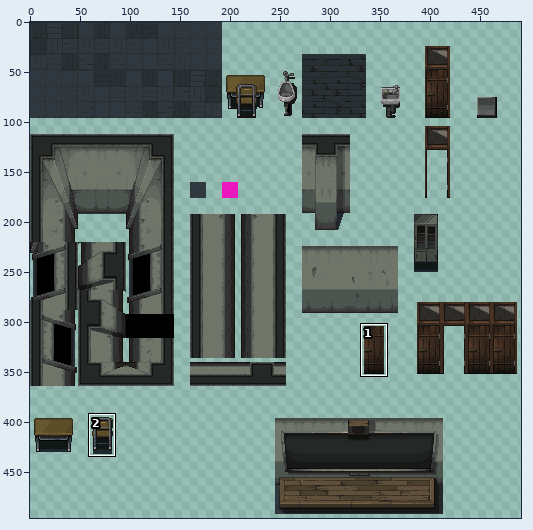
Edited in one commit: sprite sheet (game/school/school_tiles.png). The picture above shows the old version from afar; the outline marks the close-up.
Close-up. Before the edit:
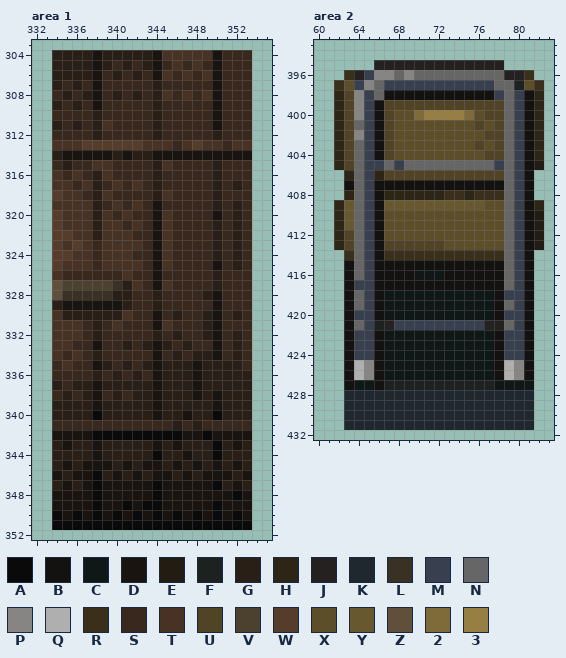
The file is 500x500 pixels. Colours within 5 levels of each other are drawn and written as one. Shown: area 1: x 332..355, y 303..352; area 2: x 60..83, y 393..432. The wide view leaves out empty margins. The commit also changed other parts of the picture, which this record leaves out.
Palette (. is transparent): A #0b0a0a  B #141210  C #101717  D #1a1410  E #221c12  F #1d211f  G #2a1f17  H #2d2516  J #252120  K #20282f  L #3a3125  M #38404f  N #666666  P #878583  Q #afafaf  R #392f1b  S #38281e  T #473224  U #514326  V #4c402f  W #563c2b  X #5d4e2a  Y #68582f  Z #604f3b  2 #7f6b39  3 #977f43
Pixels before, area 1, first column x 334:
304 GGGGDGGGGGDTTTTTDSSS
305 GGGGDGSGSGDSTSTSDSSS
306 GGGGDSGSGSDTSTSTDSSS
307 GSGSDSSSSSGSSSSSDSSS
308 SGSGDSGSGSGTSTSTDSSS
309 GSGSDSSSSSGSSSSSDSSS
310 SSSSGSSSSSGSSSSSDSSS
311 GSGSGTSSSSGSSSSSDSSS
312 SSSSGSSSSSGSSSSSGSSS
313 TTTWWWWWWTTTSTWTTSTT
314 GDDDDDGDGGDDDDDDDDDD
315 SGSSTTSSSSGTSSSSGSSS
316 TSTSGTSSSSGSSSSSGSSS
317 TTSTGSTSTSGSSSSSGSGS
318 WTTSGTSSSSGTSSSSGSSS
319 TTTTGSTSTSDSSSSSGSGS
320 WTTTGTSTSSDTSSSSDSGS
321 WTTTGTTSTSDTSSSSGSGS
322 WWTTGTTTSSDTSSSSGSGS
323 WTWTSTTTTSDTSSSSGSGS
324 WWTTSTTTSSDTSSSSGSGS
325 WTTTSTTTTSDTSSSSDSGS
326 TSSSSSSTSSDSSSSSGSSS
327 ZVVVVVLGTSDTSSSSGSSS
328 ZLLLLLGGSSGSSSSGDSSS
329 GDDDDDDGSSGSSSSSDSSS
330 TGGGGGGTSSDSGSSGDSGS
331 TTTSGSTSSSDTSSSGDSSS
332 TTTSGSSSSSGSGSSGDSGS
333 TTSSDSSGSGDGSGSSDSGS
334 TSTSGSSSSSDSGSGGDSGS
335 STSSDGSGSGDGGGDGGGGS
336 SSSSGSGSGSDGGGDGGGGG
337 GSGGDGGGGGDGGGDGGGGG
338 SGSGDSGSGGDGGGDGDGGG
339 GGGGDGGGGGDGGGGGDGGG
340 GGGGAGGGGGDGGDGGAGGG
341 SSSSSSSSSSSSGSGSSSSS
342 DDDDAAAAAAAAADDADDDD
343 GDGGDGGGGGDGDGGGAGDG
344 GGGGDGGGGGAGGDGGAGGG
345 GDGDDDGDGDDGDGDGDGDG
346 DGDDAGDGDGDDGDGDDDGD
347 GDGDADDDDDADDDDDAGDG
348 DDDDADDDDDADDDDDDDAD
349 DDDDADDADAADDDDDADDD
350 ADADADADADADADADADAD
351 AAAAAAAAAAAAAAAAAAAA
Pixels before, area 2, first column x 62:
395 ....JJJJJJJJJJJJJ....
396 .RJMPPNPNNNNNNNNNJJR.
397 RXMPNMMMMMMMMMMMNNFXR
398 HUPMNBBBBBBBBBBBMNMBH
399 HUPMBUUUUUUUUUUUUNMBH
400 HUPMBUXX233332XUUNMBH
401 HUNMBUXXXXXXXXUXUNMBH
402 HUPMBUXXXXXXXXXUUNMBH
403 HUNMBUXXXXXXXXUXUNMBH
404 HUNMBUXXXXXXXXXUUNMBH
405 HUNMMNMNNNNNNNNNMNMBE
406 .HNMHUUUUUUUUUUUUNMB.
407 .BNMBBBBBBBBBBBBBNMB.
408 .HNMBHHHHHHRRHRRRNMB.
409 HYNMBYYYYYYYYYYXXNMBH
410 HYNMBXXXXXXXXXXXXNMBE
411 HYNMBXXXXXXXXXXXXNMBE
412 HUNMBXXXXXXXXXXXXNMBE
413 HUNMBUUUUUUXXXXXXNMBE
414 .RNMBRRRRRRRRRRRRNMB.
415 .BNMBBBBBBBBBBBBBNMB.
416 .BNMBBBBCCCBBBBBBNMB.
417 .BMMBBBBBBBBBBBBBNMB.
418 .BNMBCCCCCCCCCCCBMMB.
419 .BNMBCCCCCCCCCCCBNMB.
420 .BMMBCCCCCCCCCCCBMMB.
421 .BNMFJMMMMMMMMMJJNMB.
422 .BMMBCCCCCCCCCCCBMMB.
423 .BMMBCCCCCCCCCCCBMMB.
424 .BMMBCCCCCCCCCCCBMMB.
425 .BQPBCCCCCCCCCCCBQPB.
426 .BQPBCCCCCCCCCCCBQPB.
427 .BCCBFFFFFFFFFFFCCCC.
428 .KKKKKKKKKKKKKKKKKKK.
429 .KKKKKKKKKKKKKKKKKKK.
430 .KKKKKKKKKKKKKKKKKKK.
431 .KKKKKKKKKKKKKKKKKKK.
And afterwards:
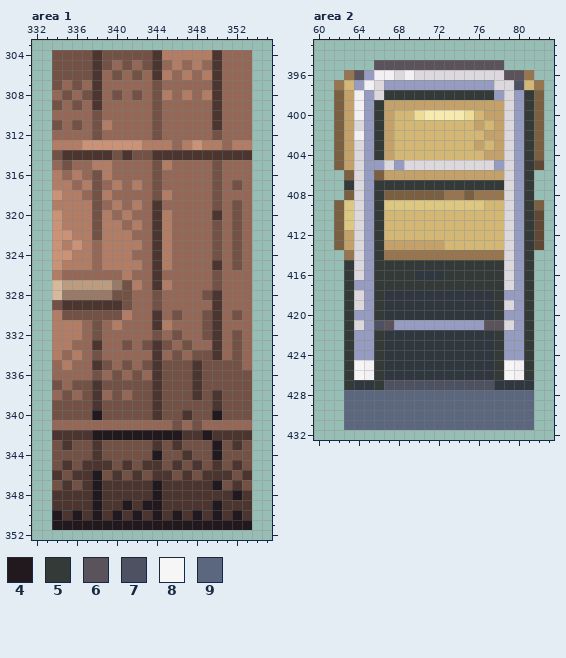
Colours new in this view: 4 #22191f  5 #343a37  6 #5b535b  7 #4e5162  8 #f7f6f7  9 #5b677e
The edit:
colour 2: #7f6b39 -> #eedd97
colour 3: #977f43 -> #f6ebac
colour C: #101717 -> #30383f
colour D: #1a1410 -> #4c342f
colour E: #221c12 -> #604934
colour G: #2a1f17 -> #735144
colour H: #2d2516 -> #7a6041
colour L: #3a3125 -> #997a67
colour M: #38404f -> #959bc1
colour N: #666666 -> #ddd8dd
colour P: #878583 -> #f2f0f2
colour R: #392f1b -> #97754e
colour S: #38281e -> #956756
colour T: #473224 -> #b37c64
colour U: #514326 -> #c4a169
colour V: #4c402f -> #bc9b7e
colour W: #563c2b -> #cb9275
colour X: #5d4e2a -> #d3b773
colour Y: #68582f -> #dec77e
colour Z: #604f3b -> #d7b89b
Area 1:
y 340: x 338 A -> 4; x 350 A -> 4
y 342: x 338..346 AAAAAAAAA -> 444444444; x 349 A -> 4
y 343: x 350 A -> 4
y 344: x 344 A -> 4; x 350 A -> 4
y 346: x 338 A -> 4
y 347: x 338 A -> 4; x 344 A -> 4; x 350 A -> 4
y 348: x 338 A -> 4; x 344 A -> 4; x 352 A -> 4
y 349: x 338 A -> 4; x 341 A -> 4; x 343..344 AA -> 44; x 350 A -> 4
y 350: x 334 A -> 4; x 336 A -> 4; x 338 A -> 4; x 340 A -> 4; x 342 A -> 4; x 344 A -> 4; x 346 A -> 4; x 348 A -> 4; x 350 A -> 4; x 352 A -> 4
y 351: x 334..353 AAAAAAAAAAAAAAAAAAAA -> 44444444444444444444
Area 2:
y 395: x 66..78 JJJJJJJJJJJJJ -> 6666666666666
y 396: x 64 J -> 6; x 79..80 JJ -> 66
y 397: x 80 F -> 7
y 398: x 67..77 BBBBBBBBBBB -> 55555555555; x 81 B -> 5
y 399..404: x 66 B -> 5; x 81 B -> 5
y 405..406: x 81 B -> 5
y 407: x 63 B -> 5; x 66..78 BBBBBBBBBBBBB -> 5555555555555; x 81 B -> 5
y 408..414: x 66 B -> 5; x 81 B -> 5
y 415: x 63 B -> 5; x 66..78 BBBBBBBBBBBBB -> 5555555555555; x 81 B -> 5
y 416: x 63 B -> 5; x 66..69 BBBB -> 5555; x 73..78 BBBBBB -> 555555; x 81 B -> 5
y 417: x 63 B -> 5; x 66..78 BBBBBBBBBBBBB -> 5555555555555; x 81 B -> 5
y 418..420: x 63 B -> 5; x 66 B -> 5; x 78 B -> 5; x 81 B -> 5
y 421: x 63 B -> 5; x 66..67 FJ -> 76; x 77..78 JJ -> 66; x 81 B -> 5
y 422..424: x 63 B -> 5; x 66 B -> 5; x 78 B -> 5; x 81 B -> 5
y 425..426: x 63..64 BQ -> 58; x 66 B -> 5; x 78..79 BQ -> 58; x 81 B -> 5
y 427: x 63 B -> 5; x 66..77 BFFFFFFFFFFF -> 577777777777
y 428..431: x 63..81 KKKKKKKKKKKKKKKKKKK -> 9999999999999999999
Where, in picture pixels (left, top, right, bottom), the same in both close-ups:
changed: (52, 50, 252, 530)
changed: (334, 60, 544, 430)
